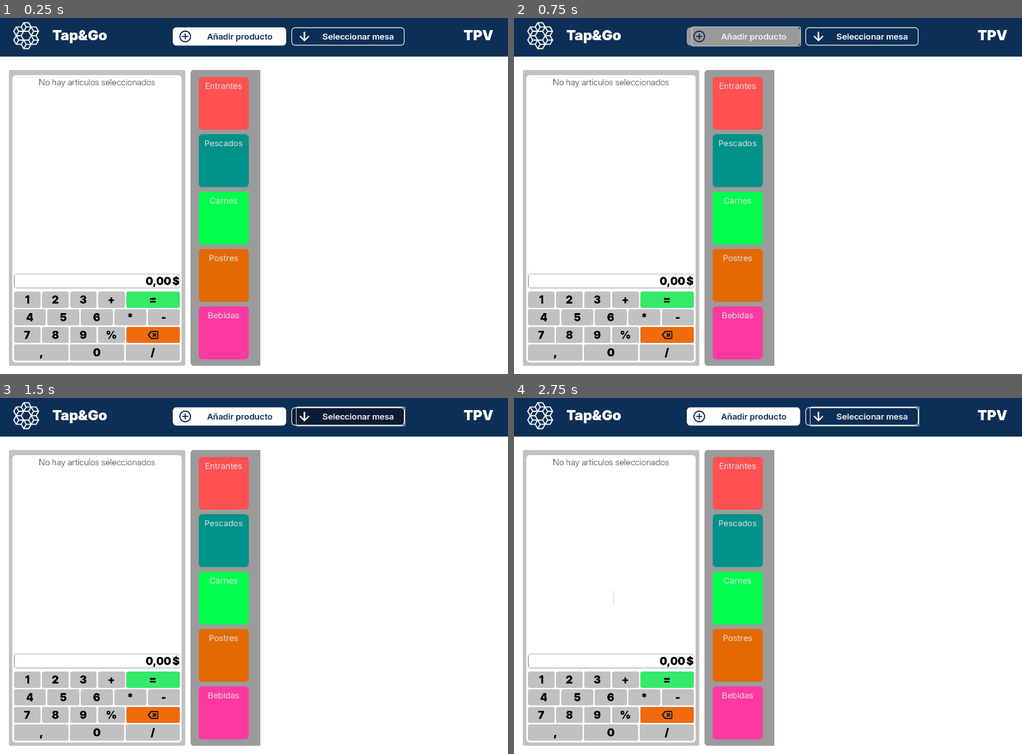
Above: before the commit, frames 1-4 (two rows, left to right).
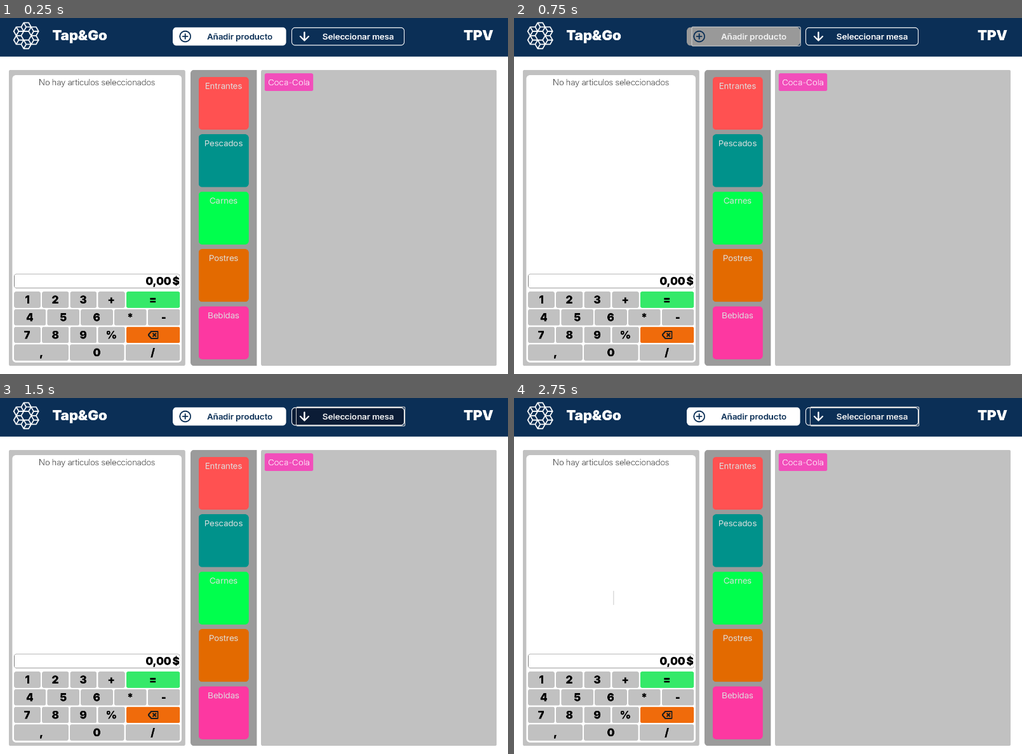
Above: after the commit, the same moments.

Repository: rteijeiro/tpv
Game: Godot game, scene res://scenes/main.tscn
The game is run twice, just before and just after one commit, with the same random seed, the same clock (stepped at 60 frames per second) and the same inputs.
Inputs:
- Up to frame 1 (0.25 s): no input
- Up to frame 2 (0.75 s): click "Añadir producto" at 0.5 s
- Up to frame 3 (1.5 s): click "Seleccionar mesa" at 1.25 s
- Up to frame 4 (2.75 s): click "1" at 2 s

The runs differ from the first frame. In frame 1, 39% of the frame differs, in the area x 50-98%, y 14-98%; in frame 2, 39%; in frame 3, 39%; in frame 4, 39%.

Commit message:
Haciendo los menus

Diff:
--- /dev/null
+++ b/resources/themes/labelBlank.tres
@@ -0,0 +1,7 @@
+[gd_resource type="Theme" load_steps=2 format=3 uid="uid://defw6ujt7vp0k"]
+
+[ext_resource type="FontFile" uid="uid://bwgc064v3ckw3" path="res://resources/fonts/Inter/static/Inter_18pt-Light.ttf" id="1_bl6xk"]
+
+[resource]
+Label/font_sizes/font_size = 24
+Label/fonts/font = ExtResource("1_bl6xk")
--- /dev/null
+++ b/resources/themes/pinkTheme.tres
@@ -0,0 +1,11 @@
+[gd_resource type="Theme" load_steps=2 format=3 uid="uid://deqsyowfnldyp"]
+
+[sub_resource type="StyleBoxFlat" id="StyleBoxFlat_sishj"]
+bg_color = Color(0.947731, 0.305237, 0.734655, 1)
+corner_radius_top_left = 5
+corner_radius_top_right = 5
+corner_radius_bottom_right = 5
+corner_radius_bottom_left = 5
+
+[resource]
+PanelContainer/styles/panel = SubResource("StyleBoxFlat_sishj")
--- a/scenes/main.tscn
+++ b/scenes/main.tscn
@@ -7,6 +7,9 @@
 [ext_resource type="Texture2D" uid="uid://b2n5p5ufxtk7g" path="res://resources/images/add_circle_2.png" id="4_eu6tk"]
 [ext_resource type="Texture2D" uid="uid://dt31c48jxd7ft" path="res://resources/images/Arrow_down_2.png" id="5_21em6"]
 [ext_resource type="PackedScene" uid="uid://qd5tpgl2irrl" path="res://scenes/calculator.tscn" id="6_t16vj"]
+[ext_resource type="Theme" uid="uid://dxg4j6hfoj3dt" path="res://resources/themes/Panel1.tres" id="8_17kq6"]
+[ext_resource type="Theme" uid="uid://deqsyowfnldyp" path="res://resources/themes/pinkTheme.tres" id="9_kbv7k"]
+[ext_resource type="Theme" uid="uid://defw6ujt7vp0k" path="res://resources/themes/labelBlank.tres" id="10_xapd7"]
 
 [sub_resource type="StyleBoxFlat" id="StyleBoxFlat_w5x5b"]
 bg_color = Color(0.0431373, 0.184314, 0.337255, 1)
@@ -245,7 +248,7 @@
 layout_mode = 0
 offset_left = 25.0
 offset_top = 160.0
-offset_right = 738.0
+offset_right = 1408.0
 offset_bottom = 1001.0
 theme = SubResource("Theme_u0dgb")
 theme_override_constants/separation = 515
@@ -333,3 +336,43 @@
 theme_override_styles/pressed = SubResource("StyleBoxFlat_j54k4")
 theme_override_styles/normal = SubResource("StyleBoxFlat_xx41g")
 text = "Bebidas"
+
+[node name="PanelContainer" type="PanelContainer" parent="HSplitContainer/Menu"]
+layout_mode = 2
+theme = ExtResource("8_17kq6")
+
+[node name="MarginContainer" type="MarginContainer" parent="HSplitContainer/Menu/PanelContainer"]
+layout_mode = 2
+theme_override_constants/margin_left = 10
+theme_override_constants/margin_top = 10
+theme_override_constants/margin_right = 10
+theme_override_constants/margin_bottom = 10
+
+[node name="GridContainer" type="GridContainer" parent="HSplitContainer/Menu/PanelContainer/MarginContainer"]
+layout_mode = 2
+columns = 2
+
+[node name="PanelContainer" type="PanelContainer" parent="HSplitContainer/Menu/PanelContainer/MarginContainer/GridContainer"]
+layout_mode = 2
+theme = ExtResource("9_kbv7k")
+
+[node name="MarginContainer" type="MarginContainer" parent="HSplitContainer/Menu/PanelContainer/MarginContainer/GridContainer/PanelContainer"]
+layout_mode = 2
+theme_override_constants/margin_left = 10
+theme_override_constants/margin_top = 10
+theme_override_constants/margin_right = 10
+theme_override_constants/margin_bottom = 10
+
+[node name="Label" type="Label" parent="HSplitContainer/Menu/PanelContainer/MarginContainer/GridContainer/PanelContainer/MarginContainer"]
+layout_mode = 2
+theme = ExtResource("10_xapd7")
+text = "Coca-Cola"
+
+[node name="PanelContainer2" type="PanelContainer" parent="HSplitContainer/Menu/PanelContainer/MarginContainer/GridContainer"]
+layout_mode = 2
+
+[node name="MarginContainer" type="MarginContainer" parent="HSplitContainer/Menu/PanelContainer/MarginContainer/GridContainer/PanelContainer2"]
+layout_mode = 2
+
+[node name="Label" type="Label" parent="HSplitContainer/Menu/PanelContainer/MarginContainer/GridContainer/PanelContainer2/MarginContainer"]
+layout_mode = 2
Not shown: 1 places in scenes/main.tscn that only renumber resources
